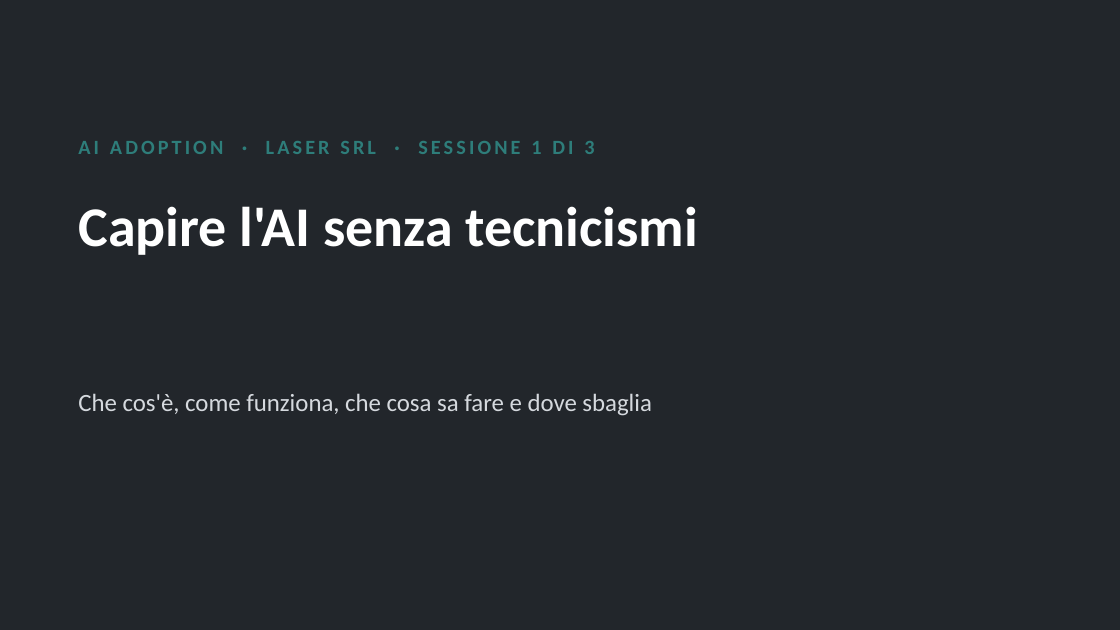
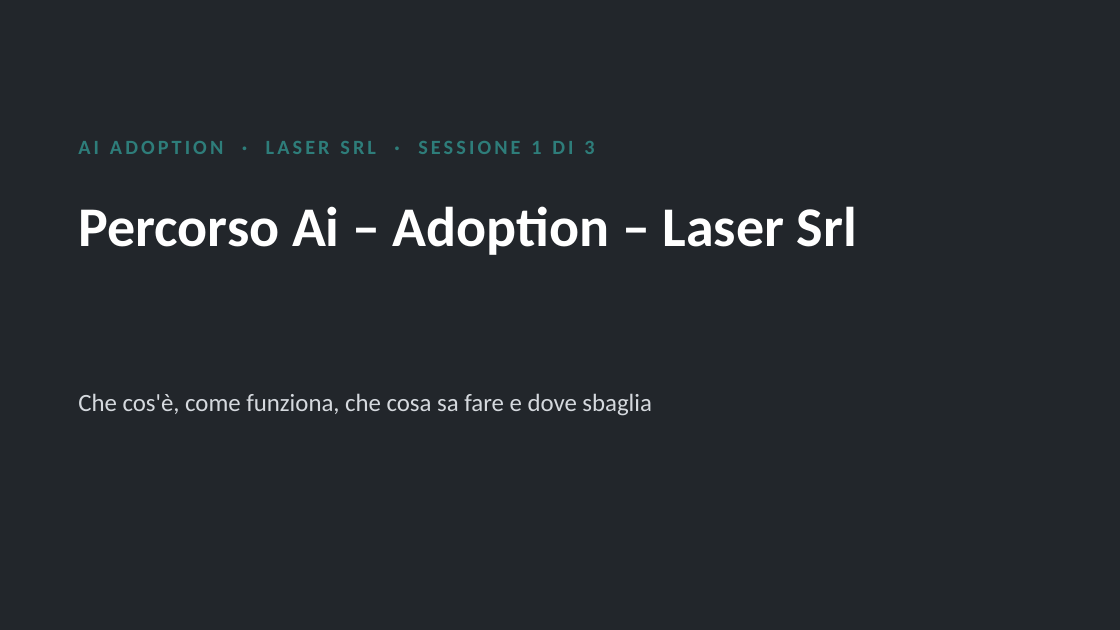
Before and after one commit to NetAi-IT/Formazione-AI-Literacy-Official, a slide deck: slide 1 of Formazioni/2026-10_LaserSrl_AI_Adoption/slide/Sessione1_slide_nuove_Laser.pptx. Drawn at 1120x630 pixels with LibreOffice and Linux fonts; fonts in the diff are those of the drawing. Boxes give left, top, right and bottom in pixels: in the first picture for what was removed or moved away, otherwise in the second. Text is boxed around its words. In the diff, an @@ line names an element or a change of style, - is before the commit and + after.

```diff
--- a/Formazioni/2026-10_LaserSrl_AI_Adoption/slide/Sessione1_slide_nuove_Laser.pptx
+++ b/Formazioni/2026-10_LaserSrl_AI_Adoption/slide/Sessione1_slide_nuove_Laser.pptx
@@ title at (x1=78, y1=206, x2=857, y2=255): text changed @@
-Capire l'AI senza tecnicismi
+Percorso Ai – Adoption – Laser Srl
```
Also in this commit, not shown: 13 other slides changed, 1 slide added, 2 other files.
